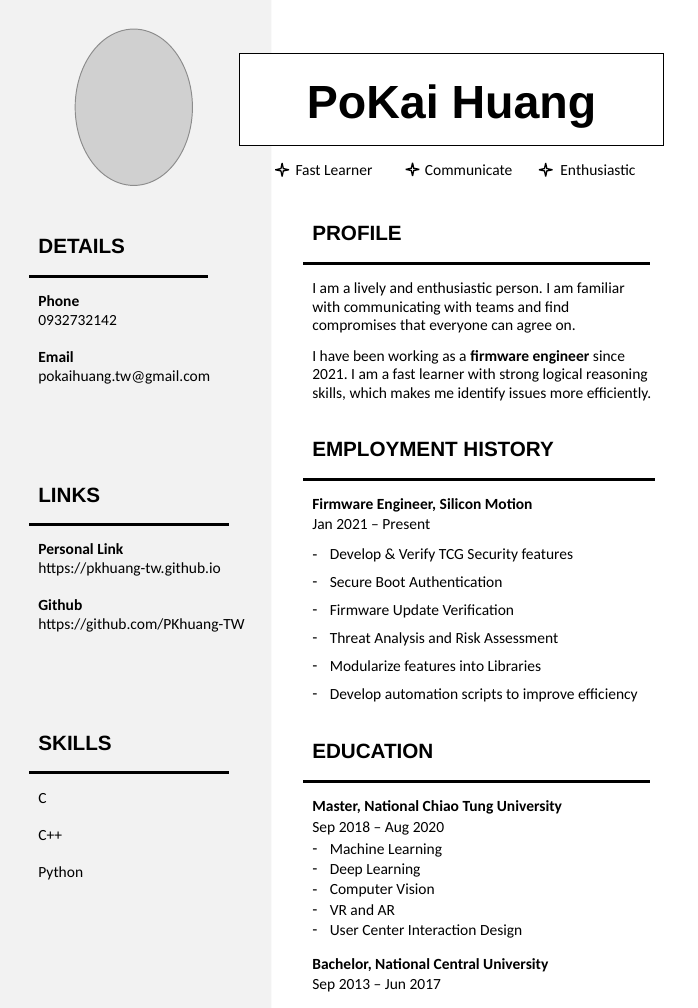
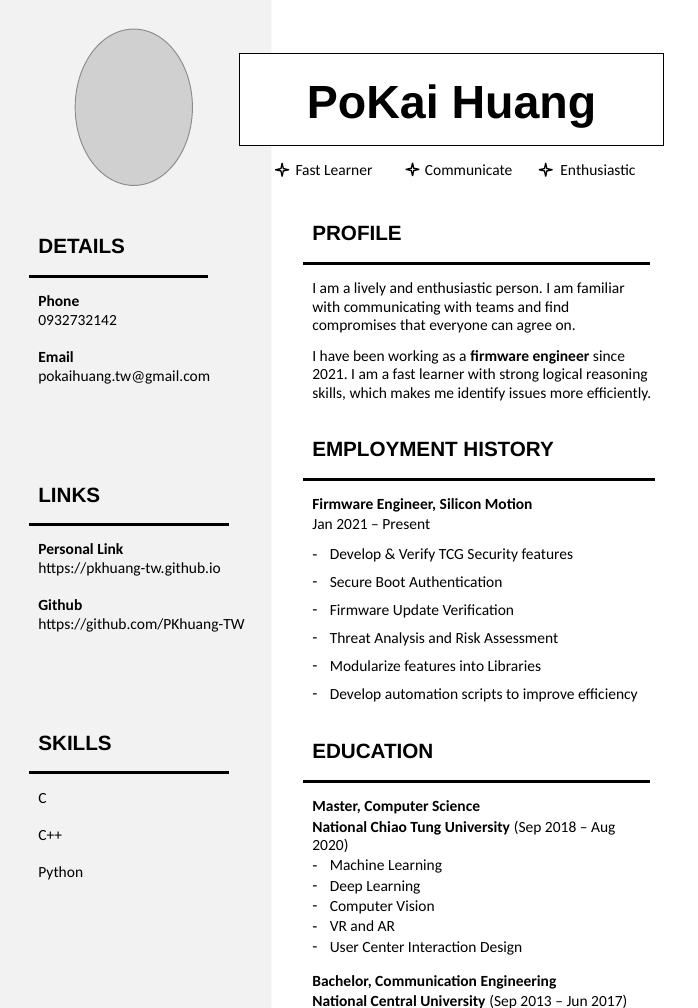
Before and after one commit to PKhuang-TW/PKhuang-TW.github.io, a slide deck: slide 1 of attaches/PKHuang_Resume.pptx. Drawn at 698x1008 pixels with LibreOffice and Linux fonts; fonts in the diff are those of the drawing; grey boxes stand for pictures. Boxes give left, top, right and bottom in pixels: in the first picture for what was removed or moved away, otherwise in the second. Text is boxed around its words. In the diff, an @@ line names an element or a change of style, - is before the commit and + after.

```diff
--- a/attaches/PKHuang_Resume.pptx
+++ b/attaches/PKHuang_Resume.pptx
@@ text at [312,800,615,852]: text changed @@
-Master, National Chiao Tung University
-Sep 2018 – Aug 2020
+Master, Computer Science
+National Chiao Tung University (Sep 2018 – Aug 2020)
@@ text at [312,975,588,1006]: text changed @@
-Bachelor, National Central University
-Sep 2013 – Jun 2017
+Bachelor, Communication Engineering
+National Central University (Sep 2013 – Jun 2017)
```
Also in this commit, not shown: 11 other files.
